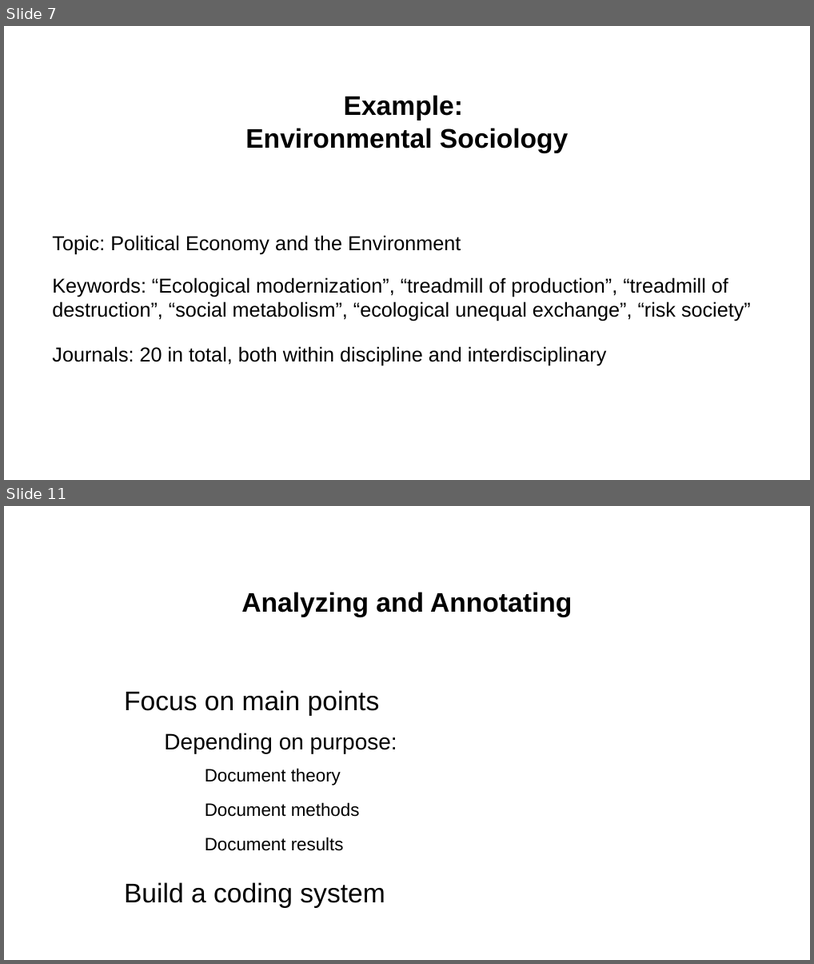
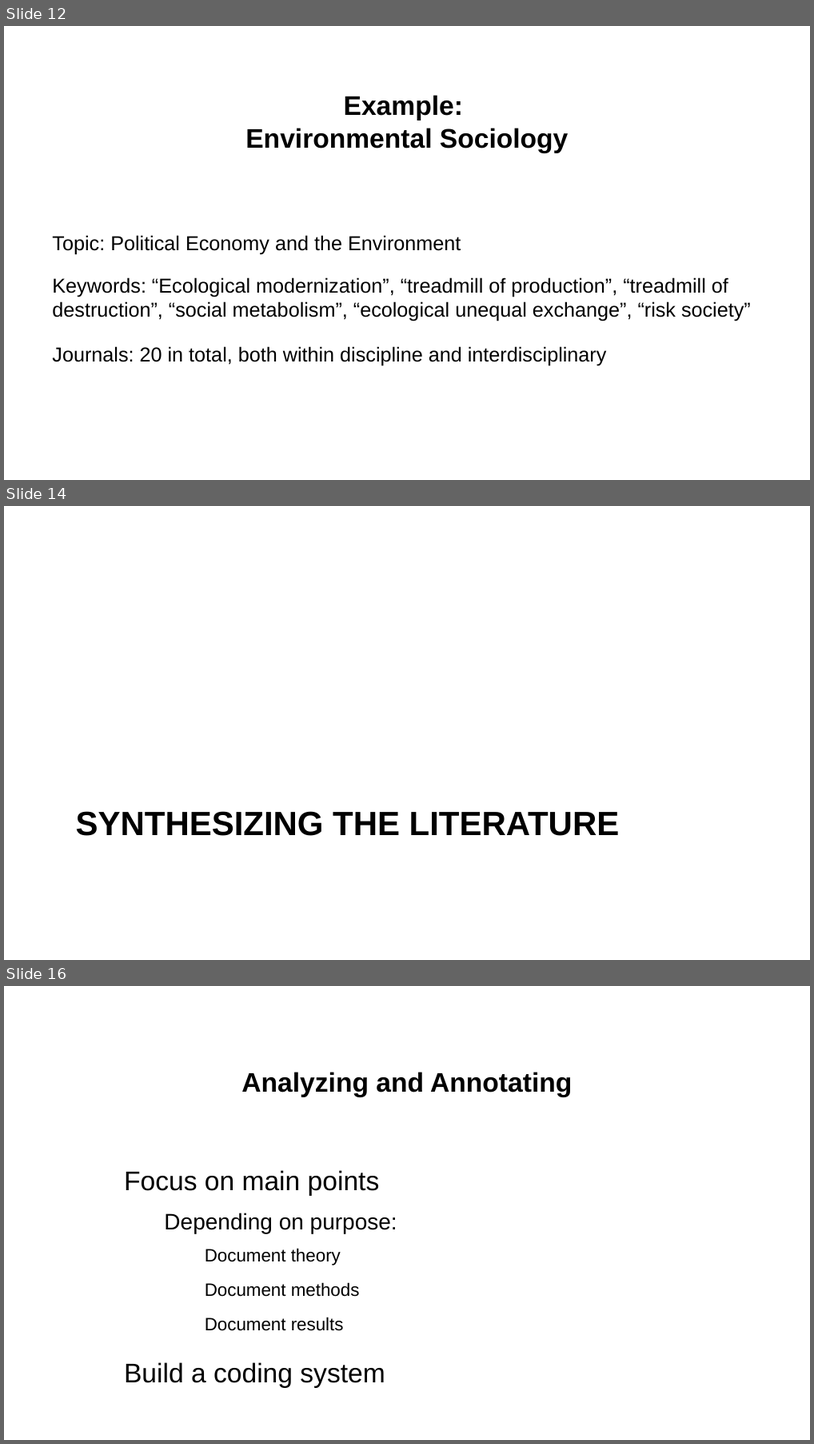
Before and after one commit to NCSU-Libraries/peer-scholars-workshops, a slide deck: Creating Your Literature Review - Research Strategies/ConductingLitReview.pptx. Shown one above the other, each under a label of ours: slides 7 and 11 before the commit, slides 12, 14 and 16 after it; the slides between them are not shown. The pictures are 814x964 and 814x1444 pixels, drawn with LibreOffice and Linux fonts; fonts in the diff are those of the drawing; background and template pictures are left out. Boxes give left, top, right and bottom in pixels: in the first picture for what was removed or moved away, otherwise in the second. Text is boxed around its words. In the diff, an @@ line names an element or a change of style, - is before the commit and + after.

```diff
--- a/Creating Your Literature Review - Research Strategies/ConductingLitReview.pptx
+++ b/Creating Your Literature Review - Research Strategies/ConductingLitReview.pptx
@@ slide 14 added at (4,506,810,960), background #FFFFFF @@
@@ title added at (76,811,620,836), 30 pt, text #000000, bold @@
+SYNTHESIZING THE LITERATURE
@@ what was slide 7 is now slide 12 @@
@@ what was slide 11 is now slide 16 @@
```
Also in this commit, not shown: 5 slides changed, 6 other slides added, 2 slides removed, 2 other files.
